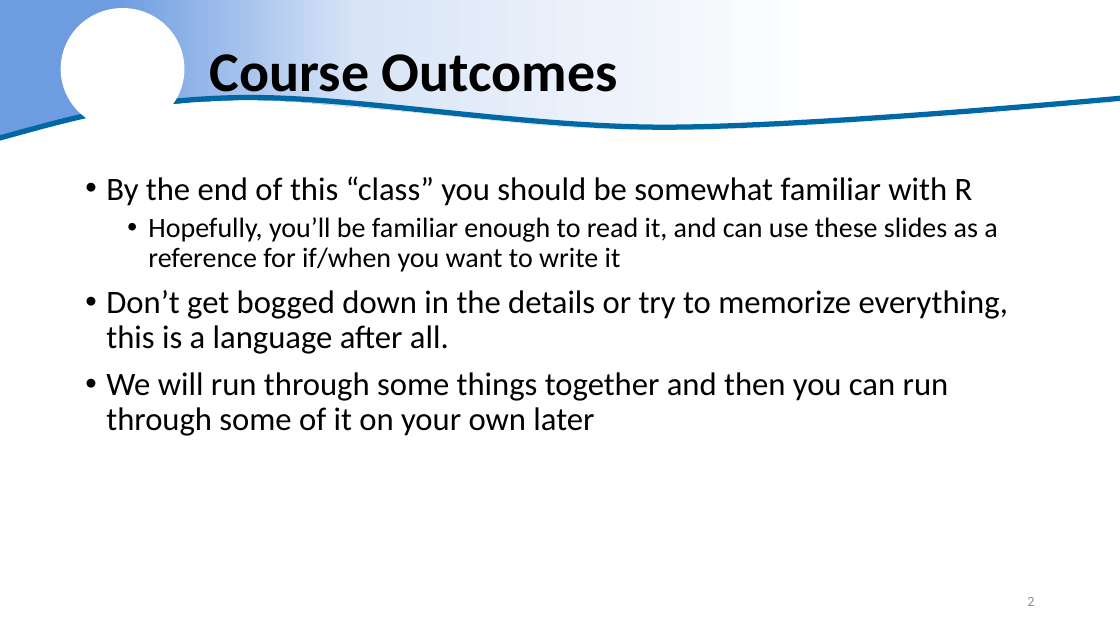
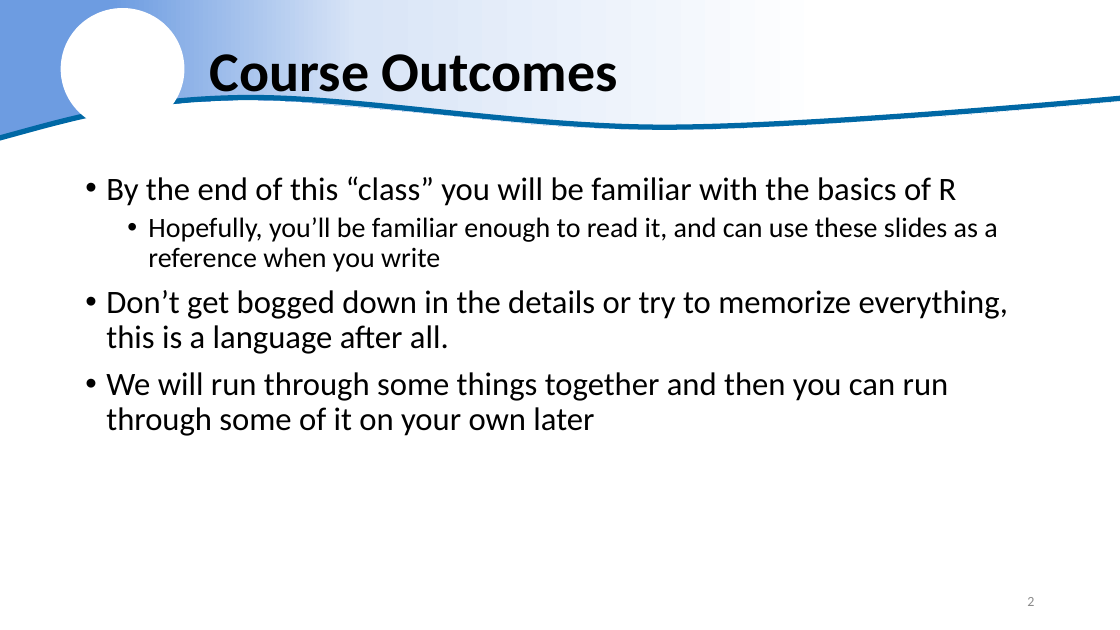
Before and after one commit to justinpriest/R_Intro_ADFG, a slide deck: slide 2 of The Basics of R.pptx. Drawn at 1120x630 pixels with LibreOffice and Linux fonts; fonts in the diff are those of the drawing; background and template pictures are left out. Boxes give left, top, right and bottom in pixels: in the first picture for what was removed or moved away, otherwise in the second. Text is boxed around its words. In the diff, an @@ line names an element or a change of style, - is before the commit and + after.

```diff
--- a/The Basics of R.pptx
+++ b/The Basics of R.pptx
@@ text at (106, 176, 997, 272): text changed @@
-• By the end of this “class” you should be somewhat familiar with R
-  • Hopefully, you’ll be familiar enough to read it, and can use these slides as a reference for if/when you want to write it
+• By the end of this “class” you will be familiar with the basics of R
+  • Hopefully, you’ll be familiar enough to read it, and can use these slides as a reference when you write
```
Also in this commit, not shown: 17 other slides changed, 20 slides added, 7 slides removed, 6 other files.
